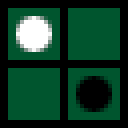
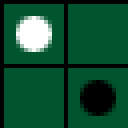
Layer changes from the first w=128, h=128 image to the second:
moved "レイヤー 3" into group "グループ 1" over [16, 16, 52, 52]
moved "レイヤー 2 のコピー" into group "グループ 1" over [76, 76, 112, 112]
moved "レイヤー 2" into group "グループ 1" over [16, 16, 52, 52]
moved "レイヤー 1" into group "グループ 1" over [4, 4, 128, 128]
added layer "レイヤー 3 のコピー 2" above "レイヤー 2 のコピー 3" over [16, 16, 52, 52]
added layer "レイヤー 2 のコピー 3" above "長方形 2" over [80, 80, 116, 116]
